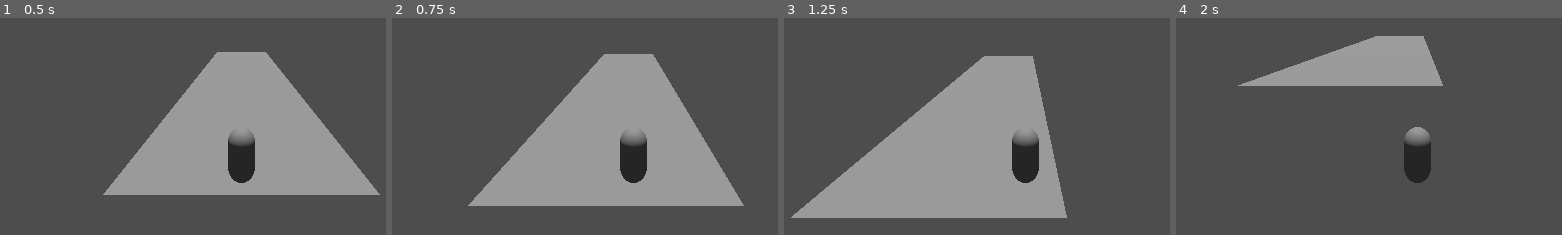
Above: before the commit, frames 1-4 (left to right).
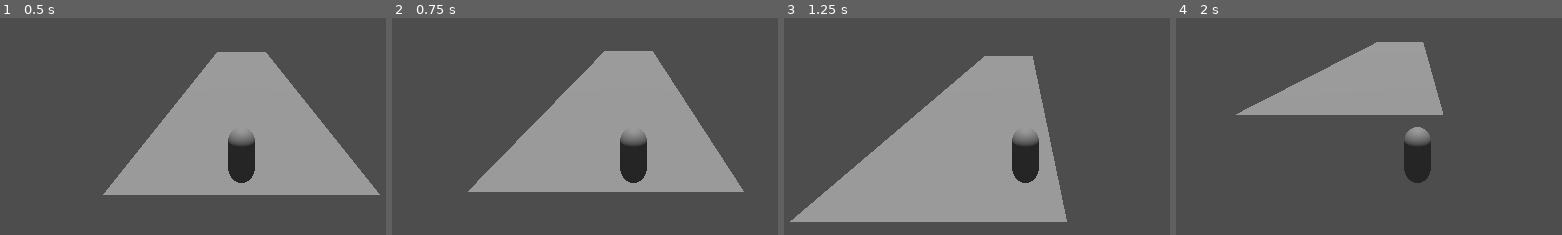
Above: after the commit, the same moments.

Repository: XiniDev/AutoScroller
Game: Godot game, scene res://level.tscn
Two runs of this game, one before a commit and one after it. Both use one fixed random seed, a clock stepped at 60 frames per second and the inputs below.
Inputs:
- Up to frame 1 (0.5 s): no input
- Up to frame 2 (0.75 s): tap Enter (ui_accept) at 0.5, 0.6 s; hold D (move_right) from 0.53 s (still down)
- Up to frame 3 (1.25 s): keep holding D (move_right); tap Space (jump, bound only after the commit) at 0.77, 0.8, 1.07 s
- Up to frame 4 (2 s): release D (move_right) at 1.28 s; hold S (move_backwards) from 1.28 s (still down); tap Space (jump, bound only after the commit) at 1.35, 1.52, 1.82 s; tap Enter (ui_accept) at 1.55 s

Frame 1 is identical in both runs. In frame 2, 6.8% of the frame differs, in the area x 19-92%, y 15-87%; in frame 3, 1.9%; in frame 4, 8.7%, in the area x 15-70%, y 8-45%.

Commit message:
space jump

Diff:
--- a/player.gd
+++ b/player.gd
@@ -14,7 +14,7 @@
 		velocity.y -= gravity * delta
 
 	# Handle jump.
-	if Input.is_action_just_pressed("ui_accept") and is_on_floor():
+	if Input.is_action_just_pressed("jump") and is_on_floor():
 		velocity.y = JUMP_VELOCITY
 
 	# Get the input direction and handle the movement/deceleration.
--- a/project.godot
+++ b/project.godot
@@ -37,3 +37,8 @@
 "events": [Object(InputEventKey,"resource_local_to_scene":false,"resource_name":"","device":-1,"window_id":0,"alt_pressed":false,"shift_pressed":false,"ctrl_pressed":false,"meta_pressed":false,"pressed":false,"keycode":0,"physical_keycode":68,"key_label":0,"unicode":100,"echo":false,"script":null)
 ]
 }
+jump={
+"deadzone": 0.5,
+"events": [Object(InputEventKey,"resource_local_to_scene":false,"resource_name":"","device":-1,"window_id":0,"alt_pressed":false,"shift_pressed":false,"ctrl_pressed":false,"meta_pressed":false,"pressed":false,"keycode":0,"physical_keycode":32,"key_label":0,"unicode":32,"echo":false,"script":null)
+]
+}
